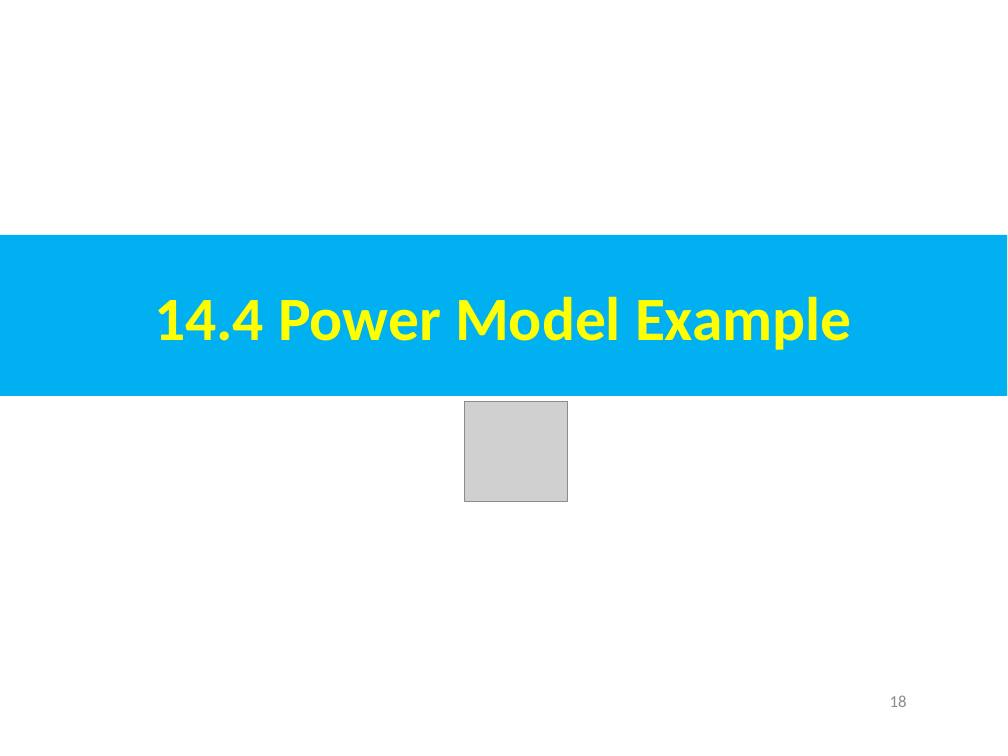
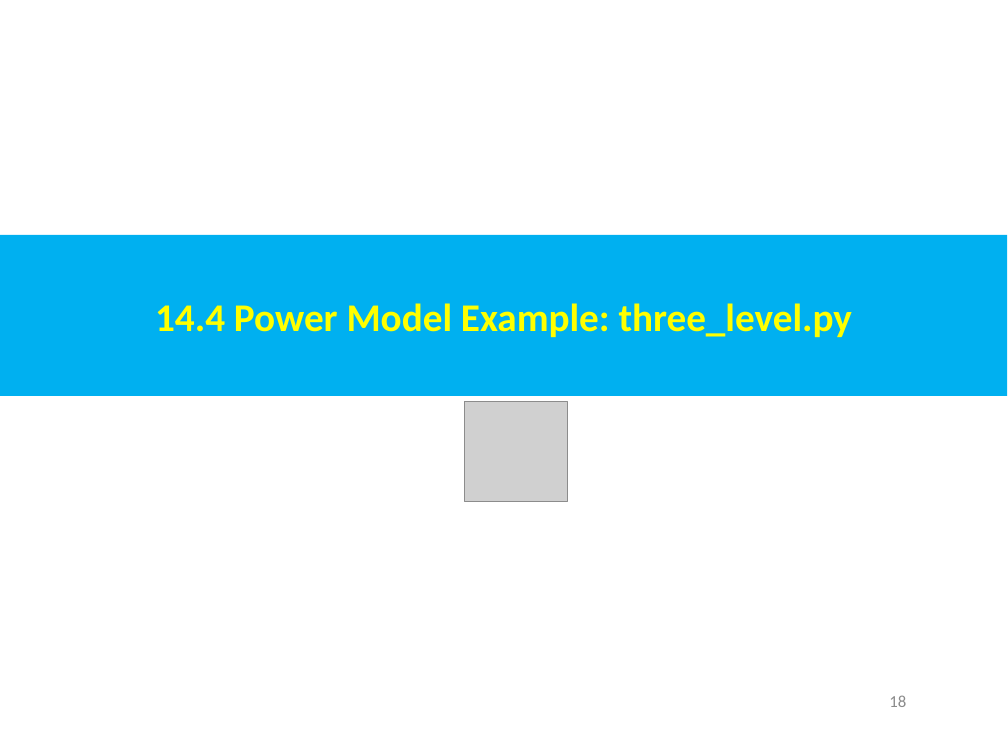
Before and after one commit to peterhchen/AIU_CS850_Gem5_McPAT, a slide deck: slide 18 of 050_Gem5/014.PwrMod/000_Video/014.PowerModel.ppt. Drawn at 1008x756 pixels with LibreOffice and Linux fonts; fonts in the diff are those of the drawing; grey boxes stand for pictures. Boxes give left, top, right and bottom in pixels: in the first picture for what was removed or moved away, otherwise in the second. Text is boxed around its words. In the diff, an @@ line names an element or a change of style, - is before the commit and + after.

```diff
--- a/050_Gem5/014.PwrMod/000_Video/014.PowerModel.ppt
+++ b/050_Gem5/014.PwrMod/000_Video/014.PowerModel.ppt
@@ text in rectangle at box(155, 303, 852, 337): text changed; size 44 to 28 pt @@
-14.4 Power Model Example
+14.4 Power Model Example: three_level.py
```
Also in this commit, not shown: 11 other slides changed, 3 slides added.
